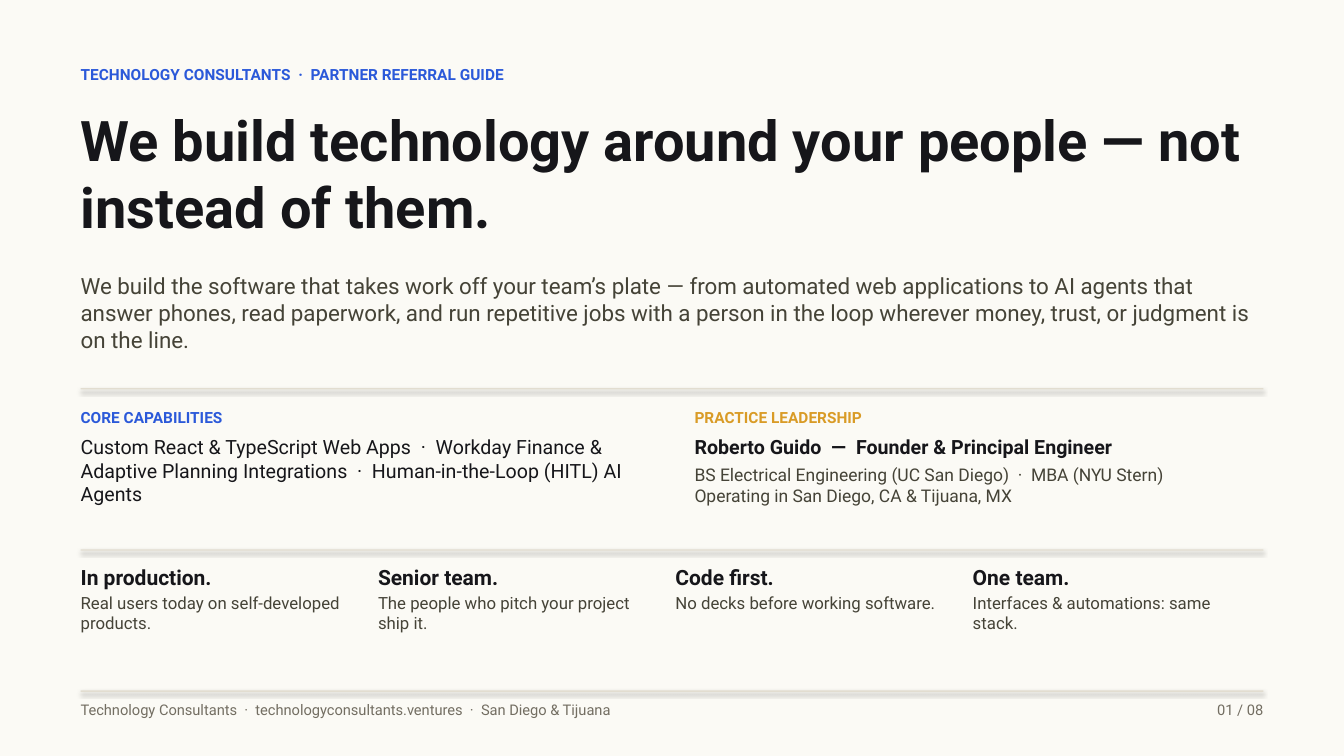
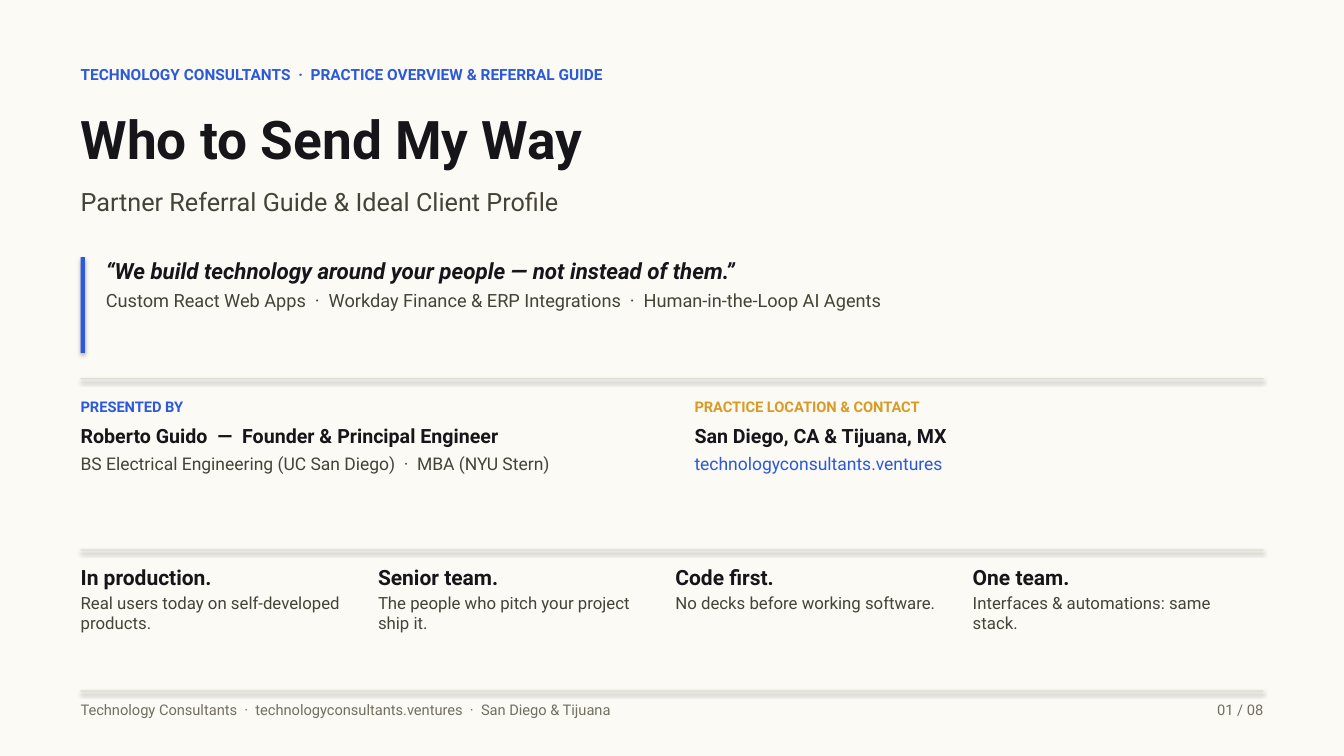
Before and after one commit to rguido198/TechnologyConsultantsVentures, a slide deck: slide 1 of Technology_Consultants_Who_to_Send_My_Way.pptx. Drawn at 1344x756 pixels with LibreOffice and Linux fonts; fonts in the diff are those of the drawing. Boxes give left, top, right and bottom in pixels: in the first picture for what was removed or moved away, otherwise in the second. Text is boxed around its words. In the diff, an @@ line names an element or a change of style, - is before the commit and + after.

```diff
--- a/Technology_Consultants_Who_to_Send_My_Way.pptx
+++ b/Technology_Consultants_Who_to_Send_My_Way.pptx
@@ text at bbox=[81, 69, 603, 80]: text changed @@
-TECHNOLOGY CONSULTANTS · PARTNER REFERRAL GUIDE
+TECHNOLOGY CONSULTANTS · PRACTICE OVERVIEW & REFERRAL GUIDE
@@ text added at bbox=[81, 119, 583, 171], 38 pt, text #16161A, bold @@
+Who to Send My Way
@@ text added at bbox=[81, 192, 558, 212], 18 pt, text #454337 @@
+Partner Referral Guide & Ideal Client Profile
@@ rectangle added at bbox=[81, 257, 85, 353], fill #2B59D9 @@
@@ text at bbox=[106, 262, 881, 311]: text changed; size 40 to 13 pt; text colour #16161A to #454337; bold off @@
-We build technology around your people — not instead of them.
+“We build technology around your people — not instead of them.”
+Custom React Web Apps · Workday Finance & ERP Integrations · Human-in-the-Loop AI Agents
@@ text removed at bbox=[81, 277, 1249, 348] @@
-We build the software that takes work off your team’s plate — from automated web applications to AI agents that answer phones, read paperwork, and run repetitive jobs with a person in the loop wherever money, trust, or judgment is on the line.
@@ rectangle: place and size @@
-rectangle at bbox=[81, 388, 1263, 389]
+rectangle at bbox=[81, 378, 1263, 379]
@@ text removed at bbox=[81, 412, 622, 505] @@
-CORE CAPABILITIES
-Custom React & TypeScript Web Apps · Workday Finance & Adaptive Planning Integrations · Human-in-the-Loop (HITL) AI Agents
@@ text added at bbox=[81, 401, 549, 474], 12.5 pt, text #454337, bold @@
+PRESENTED BY
+Roberto Guido — Founder & Principal Engineer
+BS Electrical Engineering (UC San Diego) · MBA (NYU Stern)
@@ text at bbox=[695, 401, 947, 474]: text changed; text colour #454337 to #2B59D9; bold on @@
-PRACTICE LEADERSHIP
-Roberto Guido — Founder & Principal Engineer
-BS Electrical Engineering (UC San Diego) · MBA (NYU Stern)
-Operating in San Diego, CA & Tijuana, MX
+PRACTICE LOCATION & CONTACT
+San Diego, CA & Tijuana, MX
+technologyconsultants.ventures
```
Also in this commit, not shown: 7 other slides changed, 1 other file.
